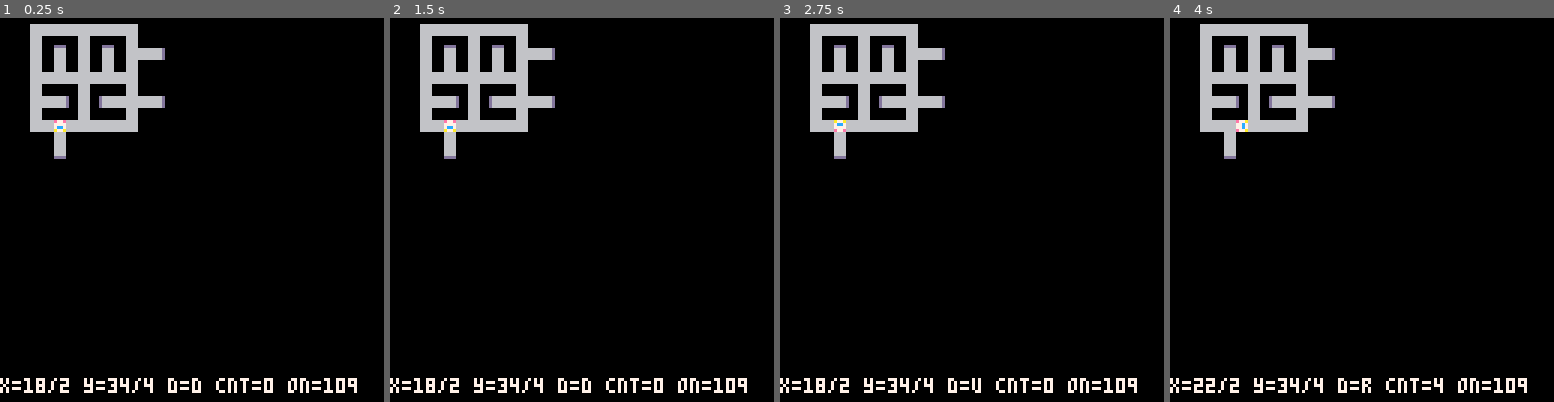
Above: before the commit, frames 1-4 (left to right).
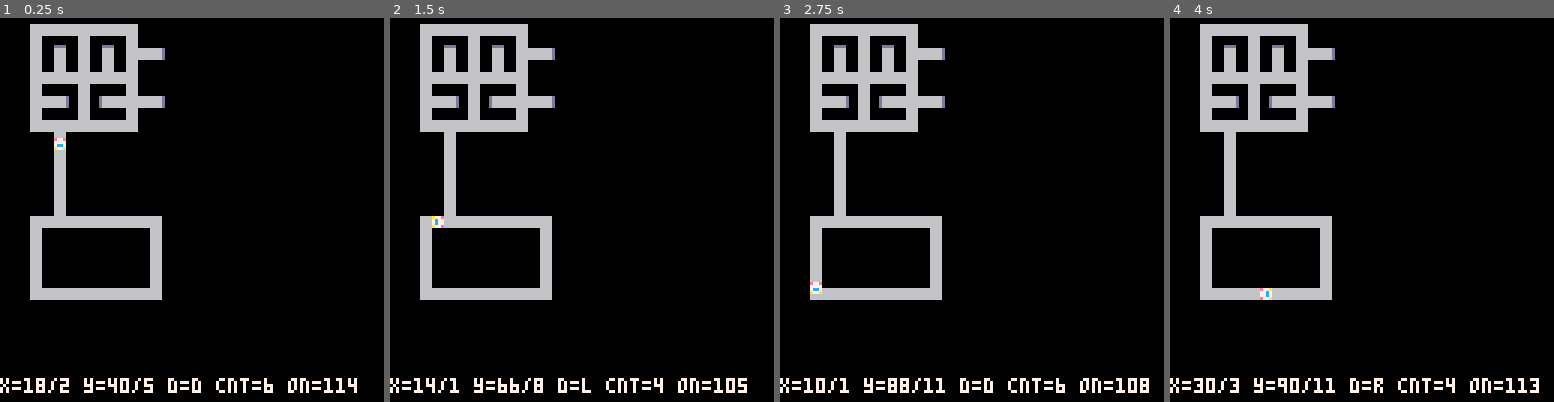
Above: after the commit, the same moments.

Repository: Feenix33/Pico8
Game: PICO-8 cartridge learn/rails11.p8
Same seed, same stepped clock (60 frames per second), same inputs: the game is played once before the commit and once after it.
Inputs:
- Up to frame 1 (0.25 s): no input
- Up to frame 2 (1.5 s): tap X (X key) at 0.33, 1.07 s; tap O (Z key) at 0.7 s
- Up to frame 3 (2.75 s): hold Right 1.6-2.1 s; tap O (Z key) at 1.7, 2.1, 2.5 s; tap X (X key) at 1.85 s; hold Up 2.15-2.42 s; hold Right from 2.47 s (still down)
- Up to frame 4 (4 s): tap O (Z key) at 2.9, 3.3, 3.7 s; tap X (X key) at 2.97 s; release Right at 3.03 s; hold Left 3.08-3.58 s; hold Down 3.63-3.97 s

The runs differ from the first frame. In frame 1, 4.0% of the frame differs, in the area x 7-93%, y 26-98%; in frame 2, 3.9%; in frame 3, 4.9%; in frame 4, 4.9%, in the area x 6-97%, y 26-98%.

Commit message:
Final version

Diff:
--- a/learn/rails11.p8
+++ b/learn/rails11.p8
@@ -19,21 +19,22 @@
 --
 -- todo
 -- x initialize car independent on start
--- pathfinding instead of random movement
--- move more than 1 space per movement
--- stop and refuel in dead end
--- random roads
+-- o pathfinding instead of random movement
+-- o move more than 1 space per movement
+-- x stop and refuel in dead end
+-- o random roads - make a separate project
 
 --
 -- Globals
 cars = {}
 mvxy={r={1,0},l={-1,0},u={0,-1},d={0,1}}
-gspds={2, 5, 1} -- update speeds
-gspd=1 -- current update speed (index)
-gdlay=0 -- delay counter for the speed control
+-- gspds={2, 5, 1} -- update speeds
+-- gspd=1 -- current update speed (index)
+-- gdlay=0 -- delay counter for the speed control
 debug=false -- print the debug messages
-gfree=false -- free run true or pause false
+-- gfree=false -- free run true or pause false
 gcarbase=57 --41 -- first sprint for car
+gwait=2 -- master wait delay
 
 -- decision tree; dim1=current direction dim2 tile index; value=output direction
 dtree={
@@ -57,6 +58,7 @@
         y=_y*8+2,
         d='d', -- direction
         cnt=0,  -- turn countr
+        wait=0, -- wait counter
         onspr=0, --mget(_x,_y),
         draw=function(self)
             --spr(gcarbase+dirspr[self.d], self.x-2, self.y-2)
@@ -83,6 +85,11 @@
             self.cnt=(self.cnt+1)%8
         end,
         mv=function(self)
+            if self.wait > 0 then
+                self.wait -= 1
+                return
+            end
+            -- if here, then wait counter == 0
             if self.cnt == 0 then
                 self.onspr=mget(cars[1].x/8,cars[1].y/8)
                 new_dir = self.decide(self)
@@ -95,6 +102,12 @@
                     self.d = sub(new_dir,r,r)
                     if debug then printh('self.d= '..self.d..  ' new_dir= '..new_dir..  " alt="..sub(new_dir,r,r)) end
                 end
+                -- this is the delay setting
+                if self.onspr >= 101 and self.onspr <= 104 then
+                    self.wait = 20 -- hardcoded for test
+                else
+                    self.wait = gwait -- master wait delay
+                end
             end
             self.mvf(self)
         end,
@@ -138,59 +151,6 @@
     end
 end
 
-function map_line(m, bgn, fin) -- connect the two points begin & finish
-    -- do x
-    printh('line between '..bgn[1]..','..bgn[2]
-        ..' & '..fin[1]..','..fin[2])
-    x1 = bgn[1]
-    x2 = fin[1]
-    y1 = bgn[2]
-    y2 = fin[2]
-    if x1 > x2 then
-        x1,x2 = x2,x1
-    end
-    for x=x1,x2 do
-        m[x][y1] += 1
-    end
-    if y1 > y2 then
-        y1,y2 = y2,y1
-    end
-    for y=y1,y2 do
-        m[x2][y] += 1
-    end
-end
-
-function build_a_map()
-    printh ("Build a map")
-    local m = {
-        { 0, 0, 0, 0,  0, 0, 0, 0,  0, 0, 0, 0,  0, 0, 0, 0},
-        { 0, 0, 0, 0,  0, 0, 0, 0,  0, 0, 0, 0,  0, 0, 0, 0},
-        { 0, 0, 0, 0,  0, 0, 0, 0,  0, 0, 0, 0,  0, 0, 0, 0},
-        { 0, 0, 0, 0,  0, 0, 0, 0,  0, 0, 0, 0,  0, 0, 0, 0},
-
-        { 0, 0, 0, 0,  0, 0, 0, 0,  0, 0, 0, 0,  0, 0, 0, 0},
-        { 0, 0, 0, 0,  0, 0, 0, 0,  0, 0, 0, 0,  0, 0, 0, 0},
-        { 0, 0, 0, 0,  0, 0, 0, 0,  0, 0, 0, 0,  0, 0, 0, 0},
-        { 0, 0, 0, 0,  0, 0, 0, 0,  0, 0, 0, 0,  0, 0, 0, 0},
-    }
-    city = {}
-
-    for n=1,4 do
-        y=flr(rnd(16))+1
-        x=flr(rnd( 8))+1
-        m[x][y] = 1
-        city[n] = {x,y}
-    end
-    -- put roads between the cities
-    for s=1,4 do
-        for e=s+1,4 do
-            map_line(m, city[s], city[e])
-        end
-    end
-    printh ("========================================================")
-    prt_table(m)
-
-end
 
 function prt_table(tbl, div)
     div = div or " "
@@ -231,7 +191,6 @@
     printh (stat(93)..div..stat(94).." ---------------------------------------- ")
 
     -- build the map at init time
-    build_a_map()
     --  +- -+- -+  > v   05 09 06 01 02
     --  |- -+- -|  < ^   12 15 10 03 04
     --  +_ _+_ _+  - |   08 11 07 13 14
@@ -240,7 +199,13 @@
                    {112, 111, 115, 111, 110,   0},
                    {112, 101, 114, 103, 115, 101},
                    {108, 109, 111, 113, 107,   0},
-                   {  0, 102,   0,   0,   0,   0},
+                   {  0, 114,   0,   0,   0,   0},
+                   {  0, 114,   0,   0,   0,   0},
+                   {  0, 114,   0,   0,   0,   0},
+                   {105, 111, 113, 113, 113, 106},
+                   {114,   0,   0,   0,   0, 114},
+                   {114,   0,   0,   0,   0, 114},
+                   {108, 113, 113, 113, 113, 107},
                }
     local y=-1
     local x=0
@@ -280,12 +245,14 @@
 
     if btnp(0) then
         --printh("Btn 0 left")
-        gfree=false
+        --gfree=false
+        gwait = max(flr(gwait/2), 1) -- master wait delay
 
     elseif btnp(1) then
         --printh("Btn 1 right")
-        if (gfree) then gspd = (gspd % #gspds) + 1 end
-        gfree=true
+        --if (gfree) then gspd = (gspd % #gspds) + 1 end
+        --gfree=true
+        gwait = min(gwait*2, 8) -- master wait delay
 
     elseif btnp(2) then --printh("Btn 2")
         for c in all(cars) do
@@ -309,6 +276,7 @@
         end
     end
 
+    --[[
     if gfree then
         gdlay -= 1
         if gdlay <= 0 then
@@ -317,6 +285,11 @@
                 c:mv()
             end
         end
+    end
+    ]]--
+    -- always move when not using the gfree construct
+    for c in all(cars) do
+        c:mv()
     end
 end
 
